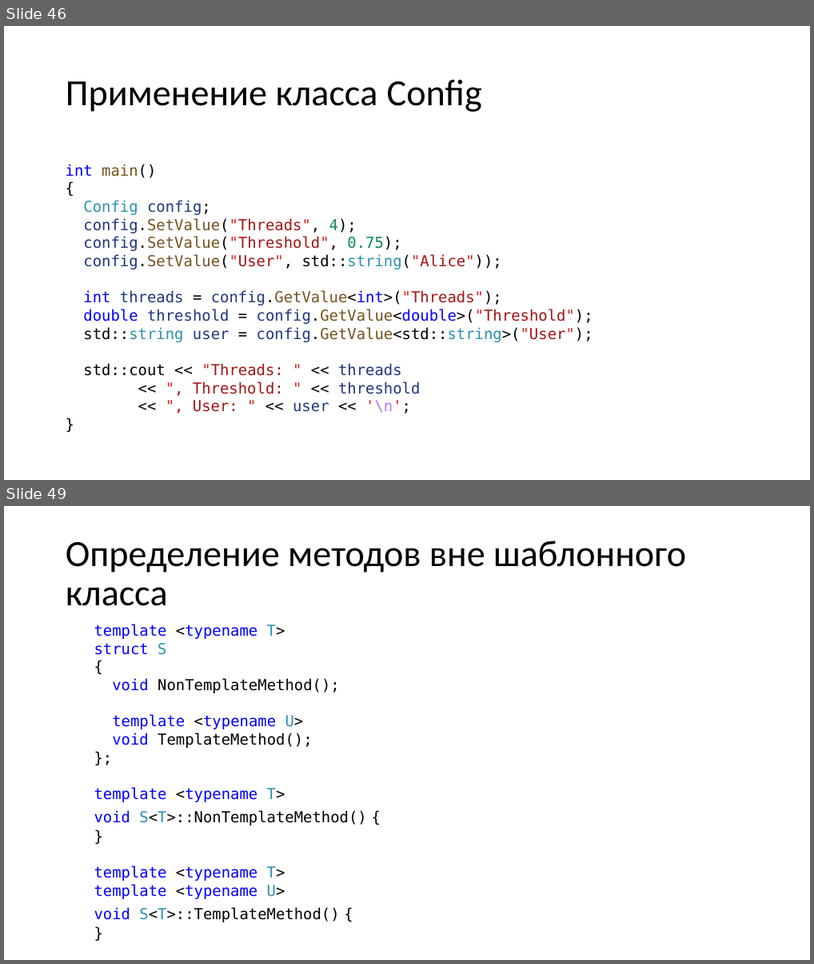
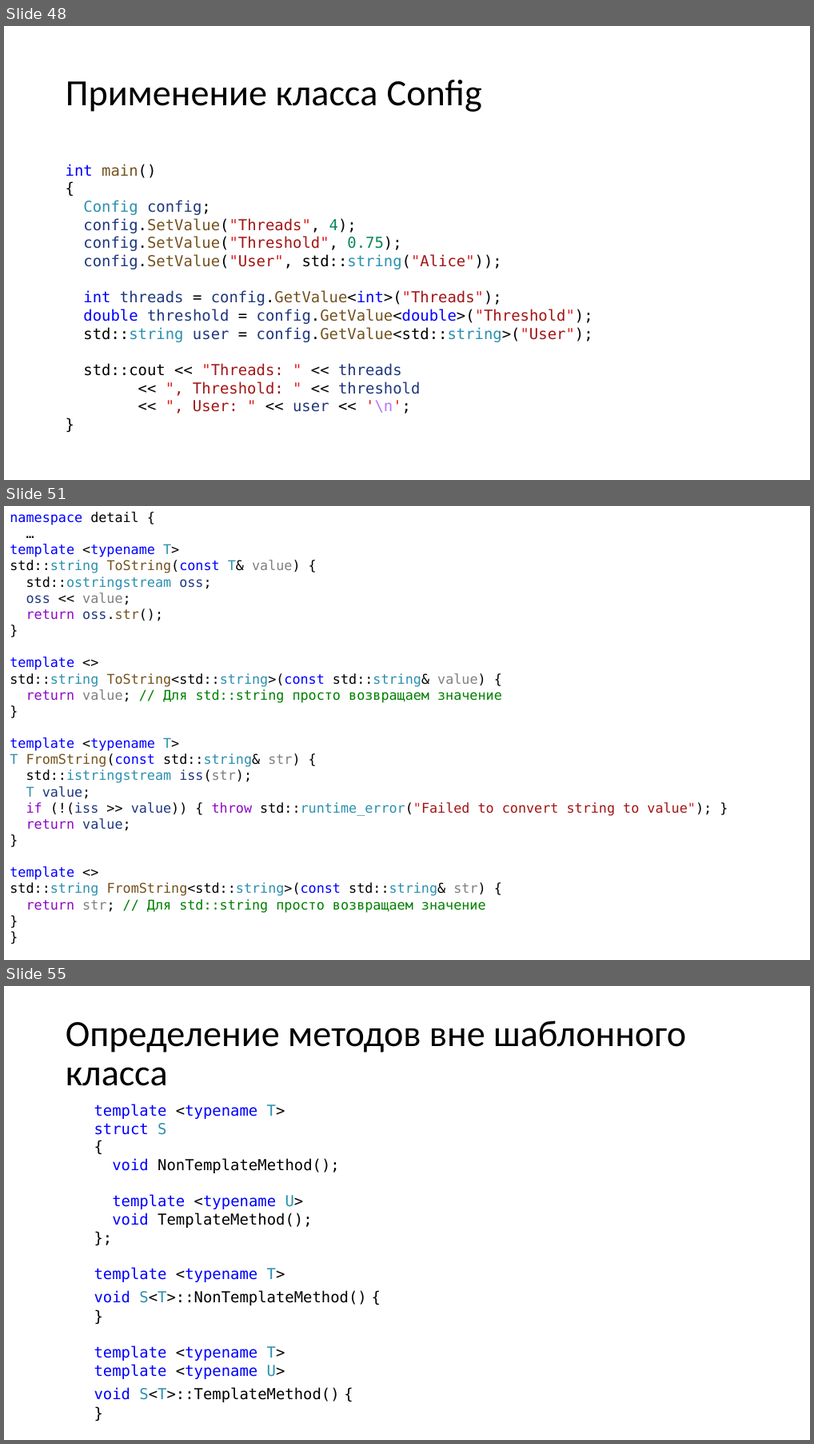
Before and after one commit to alexey-malov/oop, a slide deck: lectures/06/Обобщенное программирование, шаблоны.pptx. Shown one above the other, each under a label of ours: slides 46 and 49 before the commit, slides 48, 51 and 55 after it; the slides between them are not shown. The pictures are 814x964 and 814x1444 pixels, drawn with LibreOffice and Linux fonts; fonts in the diff are those of the drawing. Boxes give left, top, right and bottom in pixels: in the first picture for what was removed or moved away, otherwise in the second. Text is boxed around its words. In the diff, an @@ line names an element or a change of style, - is before the commit and + after.

```diff
--- a/lectures/06/Обобщенное программирование, шаблоны.pptx
+++ b/lectures/06/Обобщенное программирование, шаблоны.pptx
@@ slide 51 added at bbox=[4, 506, 810, 960], background #FFFFFF @@
@@ text added at bbox=[10, 512, 712, 912], 16 pt, text #000000 @@
+namespace detail {
+…
+template <typename T>
+std::string ToString(const T& value) {
+std::ostringstream oss;
+oss << value;
+return oss.str();
+}
+template <>
+std::string ToString<std::string>(const std::string& value) {
+return value; // Для std::string просто возвращаем значение
+}
+template <typename T>
+T FromString(const std::string& str) {
+std::istringstream iss(str);
+T value;
+if (!(iss >> value)) { throw std::runtime_error("Failed to convert string to value"); }
+return value;
+}
+template <>
+std::string FromString<std::string>(const std::string& str) {
+return str; // Для std::string просто возвращаем значение
+}
+}
@@ what was slide 46 is now slide 48 @@
@@ what was slide 49 is now slide 55 @@
```
Also in this commit, not shown: 15 other slides added, 6 slides removed, 12 other files.
